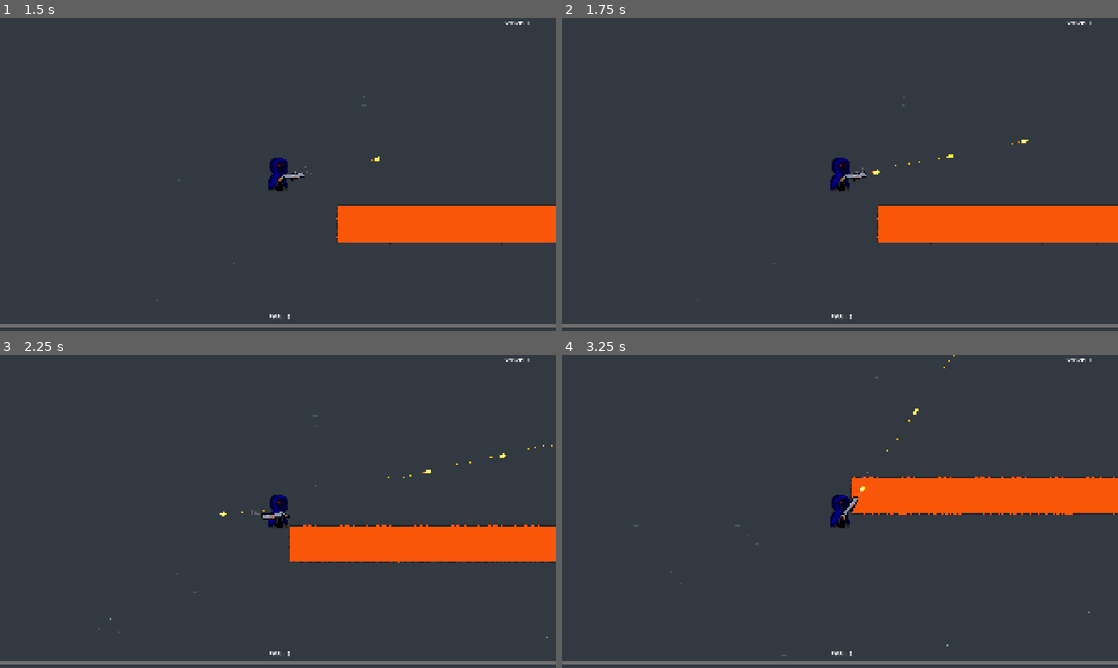
Above: before the commit, frames 1-4 (two rows, left to right).
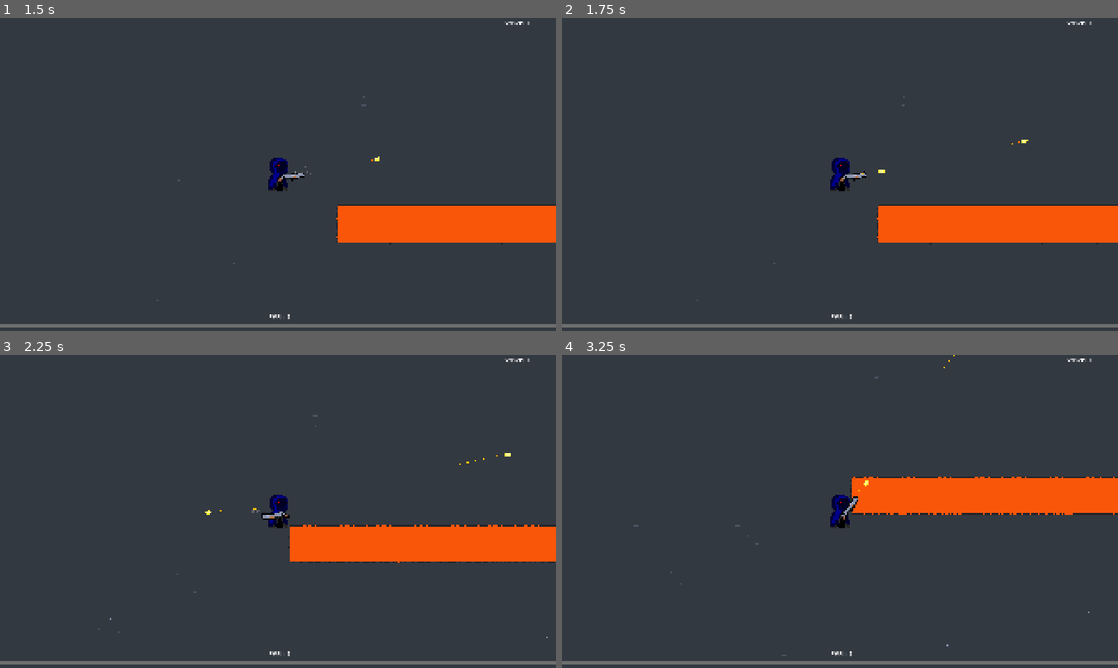
Above: after the commit, the same moments.

Repository: JordanBonfim/Mana-and-Bullets
Game: Godot game, scene res://title_screen/title_screen.tscn
Two runs of this game, one before a commit and one after it. Both use one fixed random seed, a clock stepped at 60 frames per second and the inputs below. Sound files missing from this copy of the repository are replaced by a short silence.
Inputs (mouse positions are in pixels of both pictures, inside the frame that each line leads up to):
- Up to frame 1 (1.5 s): click "Play" at 0.5 s; tap Enter (ui_accept) at 1.25 s; move the mouse to (400, 158) at 1.27 s; press the mouse at (400, 158) at 1.28 s; hold Right (ui_right) from 1.28 s (still down)
- Up to frame 2 (1.75 s): keep holding Right (ui_right); tap Enter (ui_accept) at 1.52 s
- Up to frame 3 (2.25 s): move the mouse to (166, 527) at 2.02 s; release Right (ui_right) at 2.03 s; release the mouse at (166, 527) at 2.03 s; hold Down (ui_down) from 2.03 s (still down); click (166, 527) at 2.1 s
- Up to frame 4 (3.25 s): tap Enter (ui_accept) at 2.27 s; move the mouse to (895, 442) at 2.77 s; release Down (ui_down) at 2.78 s; press the mouse at (895, 442) at 2.78 s; hold Right (ui_right) from 2.78 s (still down); tap 1 at 2.85 s

Frame 1 is identical in both runs. In frame 2, less than 0.1% of the frame differs, in the area x 52-71%, y 43-50%; in frame 3, 0.1%, in the area x 36-100%, y 28-52%; in frame 4, less than 0.1%.

Commit message:
add piercing and bullet damage upgrades

Diff:
--- a/00_global/player_hud/player_hud.gd
+++ b/00_global/player_hud/player_hud.gd
@@ -36,5 +36,5 @@
 func xp_bar_update(new_xp, xp_to_next) -> void:
 	xp_bar.max_value = xp_to_next
 	xp_bar.value = new_xp
-	print("BAR VALUE:", xp_bar.value)
-	print("BAR max VALUE:", xp_bar.max_value)
+	#print("BAR VALUE:", xp_bar.value)
+	#print("BAR max VALUE:", xp_bar.max_value)
--- a/player/player.gd
+++ b/player/player.gd
@@ -26,8 +26,7 @@
 @export var max_level: int = 100
 @export var base_xp: int = 50
 @export var growth_factor: float = 1
-@export var quadratic_multiplier: float = 0.5
-
+@export var quadratic_multiplier: float = 0.3
 
 
 #endregion
--- a/upgrade_card/upgrade_card.gd
+++ b/upgrade_card/upgrade_card.gd
@@ -9,8 +9,8 @@
 
 const upgrades : Array[String] = [
 	"+1 Piercing shot",
-	"5% more fire-rate",
-	"10% damage increase",
+	"10% more fire-rate",
+	"30% damage increase",
 	]
 
 # Called when the node enters the scene tree for the first time.
@@ -36,13 +36,14 @@
 	print("Botão com upgrade apertado: ",upgrades[upgrade_index])
 
 	match upgrade_index:
-		#0: # +1 Piercing shot
+		0: # +1 Piercing shot
+			Messages.apply_piercing_upgrade.emit(1)
 
-		1:
-			Messages.apply_percentage_fire_rate_upgrade.emit(5)
+		1: # Fire rate %
+			Messages.apply_percentage_fire_rate_upgrade.emit(10)
 
-		#2: #  damage increase
-
+		2: #  damage increase
+			Messages.apply_percentage_bullet_damage_upgrade.emit(30)
 
 	Messages.upgrade_selected.emit()
 
--- a/weapons/shotgun/projectile/bullet.gd
+++ b/weapons/shotgun/projectile/bullet.gd
@@ -1,25 +1,23 @@
 extends Node2D
 
+
+
+@export var timer: Timer
+@export var smokeScene : PackedScene
+@onready var shotgun: Node2D = $"."
 
 var SPEED : int = 1500
 var ttl : float = 2.5 #time to live
 var bullet_damage : float = 5
 var piercing_ammount : int = 1
 
-
-@export var timer: Timer
-@export var smokeScene : PackedScene
-
-
 # Called when the node enters the scene tree for the first time.
 func _ready() -> void:
+
 	timer.wait_time = ttl
 	timer.autostart = true
 	timer.start()
 
-
-
-	pass # Replace with function body.
 
 
 # Called every frame. 'delta' is the elapsed time since the previous frame.
--- a/weapons/shotgun/shotgun.gd
+++ b/weapons/shotgun/shotgun.gd
@@ -2,8 +2,9 @@
 
 
 @export var ready_to_fire = true
-@export var fire_delay_seconds:float = 0.2 # original is 0.4
+@export var fire_delay_seconds:float = 0.4 # original is 0.4
 @export var smokeScene : PackedScene
+
 
 @onready var muzzle: Marker2D = $muzzle
 @onready var fire_cooldown: Timer = $fire_cooldown
@@ -12,6 +13,11 @@
 const BULLET = preload("uid://c1jarv1c2wevn")
 @onready var firing_soundplayer: AudioStreamPlayer = $firing_soundplayer
 
+@export var bullet_SPEED : int = 1500 # original 1500
+@export var bullet_ttl : float = 2.5 #time to live
+@export var bullet_damage : float = 5
+@export var bullet_piercing_ammount : int = 1
+
 func _unhandled_input(event):
 	if event is InputEventMouseButton and event.button_index == MOUSE_BUTTON_LEFT and event.pressed:
 			shoot()
@@ -19,8 +25,12 @@
 func _ready() -> void:
 	#Messages.player_health_changed.connect(update_health_bar)
 	fire_cooldown.wait_time = fire_delay_seconds
+
 	Messages.apply_percentage_fire_rate_upgrade.connect(set_fire_cooldown)
-	pass
+
+	Messages.apply_piercing_upgrade.connect(increase_piercing)
+	Messages.apply_percentage_bullet_damage_upgrade.connect(increase_damage_percentage)
+	Messages.apply_fixed_bullet_damage_upgrade.connect(increase_damage_fixed)
 
 func _physics_process(_delta: float) -> void:
 
@@ -44,6 +54,11 @@
 			bullet_instance.global_position = muzzle.global_position
 			bullet_instance.rotation = rotation
 
+			bullet_instance.SPEED = bullet_SPEED
+			bullet_instance.ttl = bullet_ttl
+			bullet_instance.bullet_damage = bullet_damage
+			bullet_instance.piercing_ammount = bullet_piercing_ammount
+
 			var smoke = smokeScene.instantiate() as GPUParticles2D
 			get_parent().add_child(smoke)
 			smoke.global_position = muzzle.global_position
@@ -65,3 +80,13 @@
 
 func _on_fire_cooldown_timeout() -> void:
 	ready_to_fire = true
+
+
+func increase_piercing(ammount: int) -> void:
+	bullet_piercing_ammount += ammount
+
+func increase_damage_percentage(ammount: int) -> void:
+	bullet_damage = bullet_damage + (bullet_damage*ammount/100)
+
+func increase_damage_fixed(ammount: int) -> void:
+	bullet_damage += ammount
Not shown, added: weapons/shotgun/shotgun.tscn1561654646.tmp
Not shown, added: weapons/shotgun/shotgun.tscn1884049366.tmp
